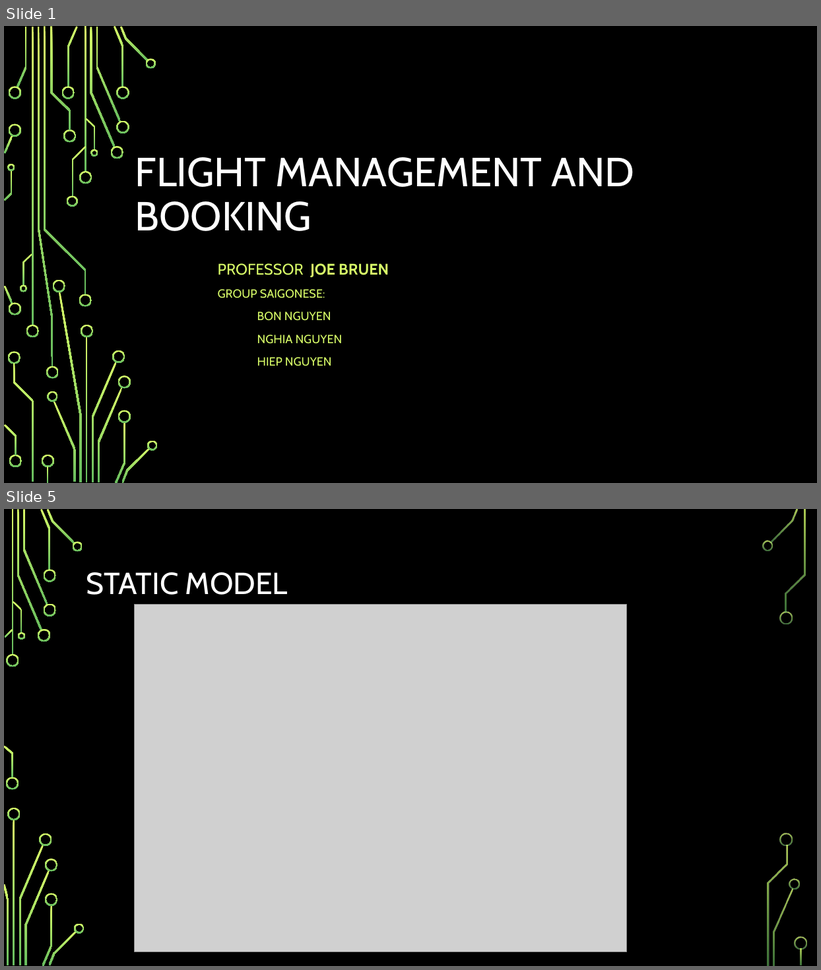
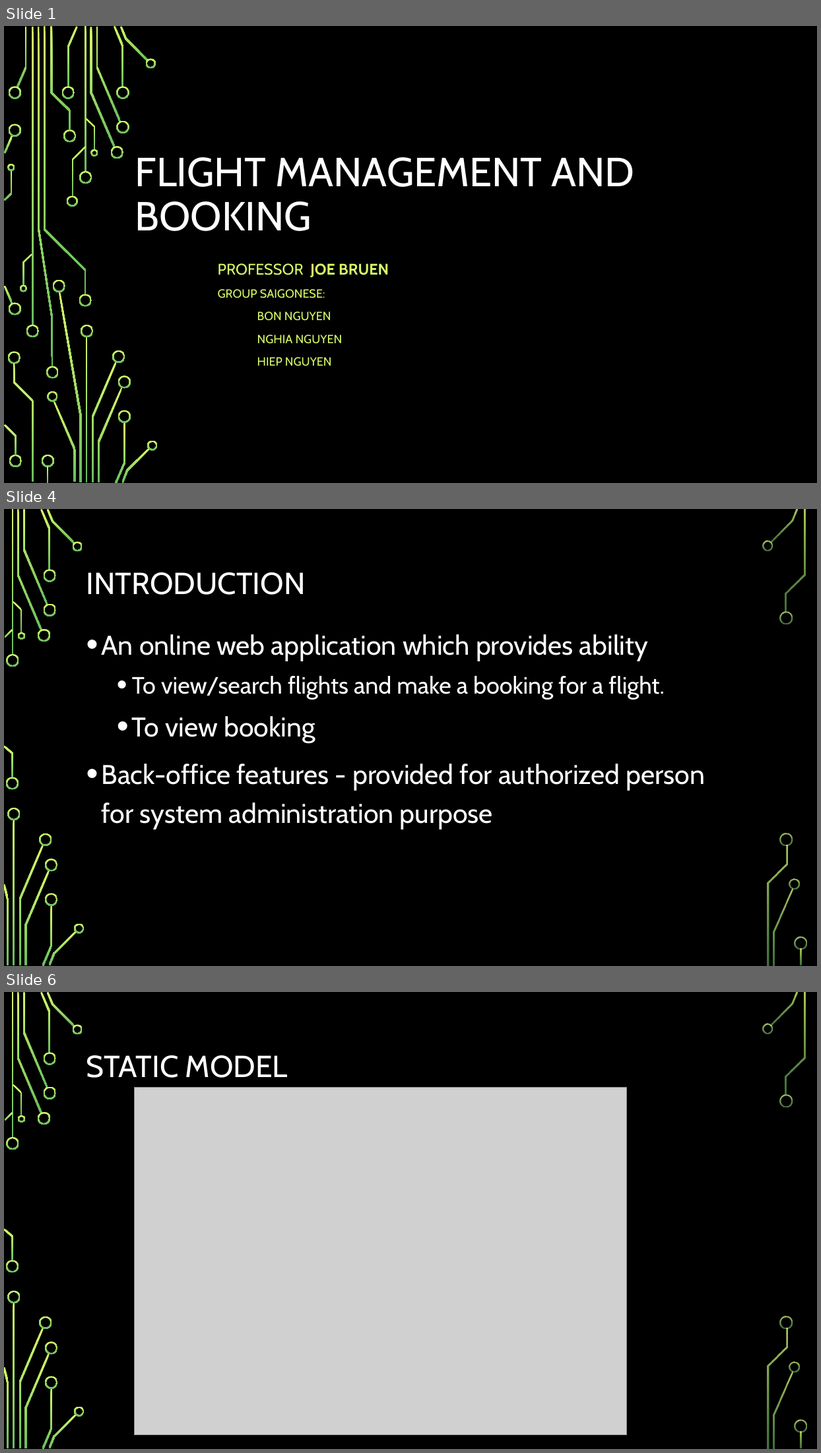
Before and after one commit to nbbon/fms, a slide deck: document/Saigonese-Flight-Management-System.pptx. Shown one above the other, each under a label of ours: slides 1 and 5 before the commit, slides 1, 4 and 6 after it; the slides between them are not shown. The pictures are 821x970 and 821x1453 pixels, drawn with LibreOffice and Linux fonts; fonts in the diff are those of the drawing; grey boxes stand for pictures; background and template pictures are left out. Boxes give left, top, right and bottom in pixels: in the first picture for what was removed or moved away, otherwise in the second. Text is boxed around its words. In the diff, an @@ line names an element or a change of style, - is before the commit and + after.

```diff
--- a/document/Saigonese-Flight-Management-System.pptx
+++ b/document/Saigonese-Flight-Management-System.pptx
@@ slide 4 added at <box>4,509,817,966</box>, background picture (left out); not listed: 36 template elements that a slide beside it also shows @@
@@ title added at <box>86,572,306,595</box>, 36 pt, text #FFFFFF @@
+INTRODUCTION
@@ text added at <box>102,634,706,830</box>, 32 pt, text #FFFFFF @@
+• An online web application which provides ability
+  • To view/search flights and make a booking for a flight.
+  • To view booking
+• Back-office features - provided for authorized person for system administration purpose
@@ what was slide 5 is now slide 6 @@
```
Also in this commit, not shown: 5 slides changed, 1 other file.
